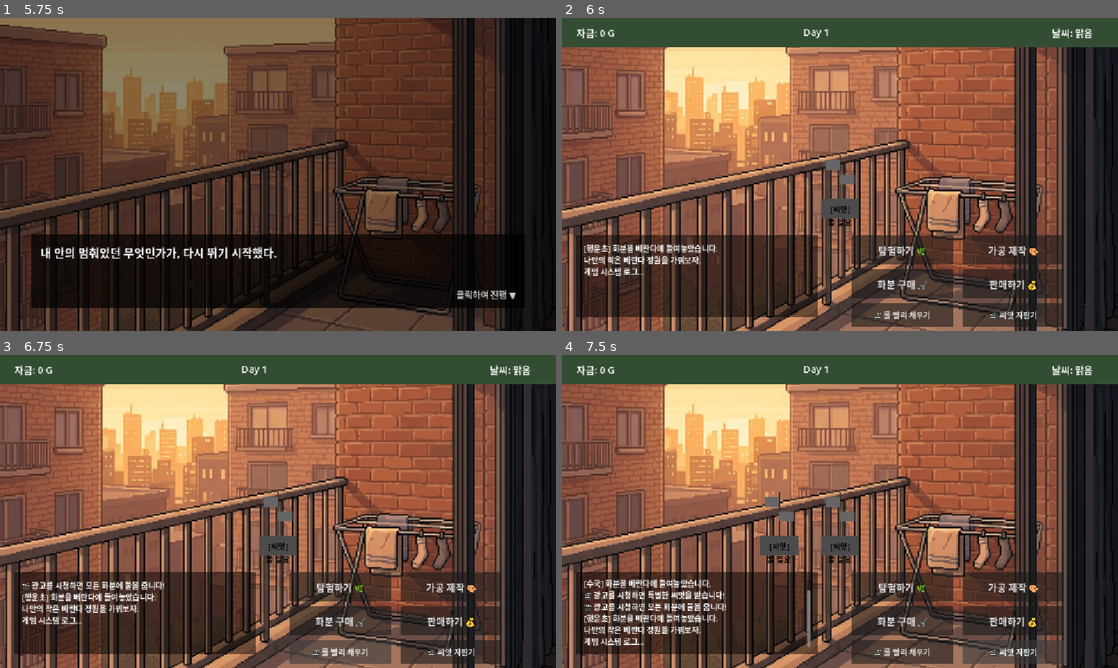
Above: before the commit, frames 1-4 (two rows, left to right).
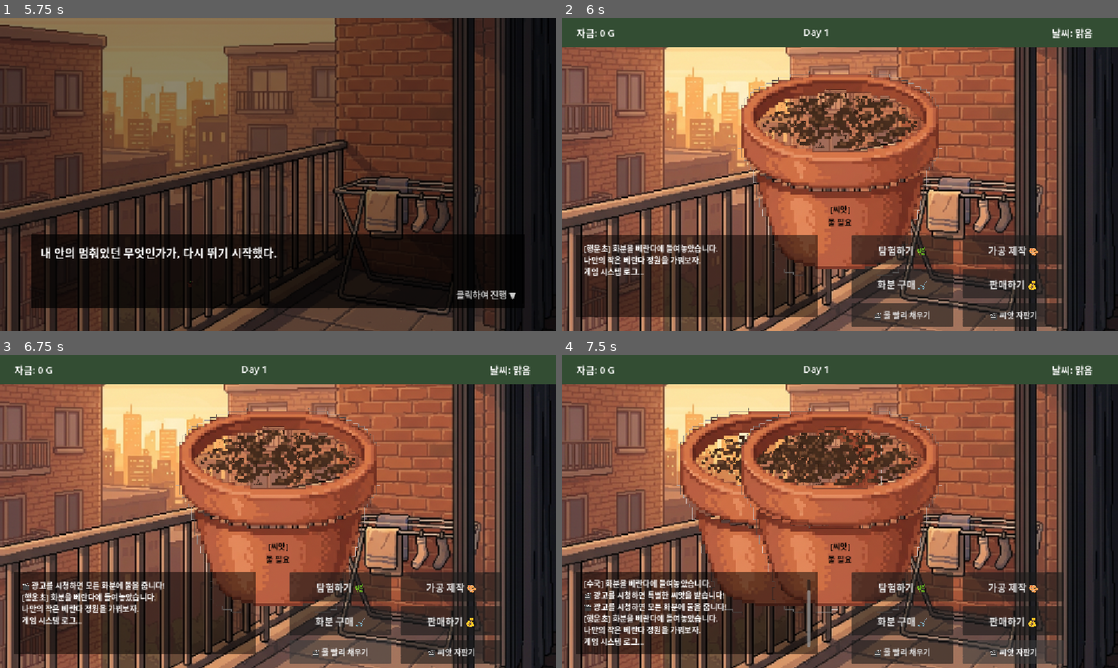
Above: after the commit, the same moments.

Repository: 9959930-code/plant-collector-game
Game: Godot game, scene res://Scenes/TitleScreen.tscn
Two runs of this game, one before a commit and one after it. Both use one fixed random seed, a clock stepped at 60 frames per second and the inputs below.
Inputs (mouse positions are in pixels of both pictures, inside the frame that each line leads up to):
- Up to frame 1 (5.75 s): click "🌱 시작하기" at 0.5 s; tap Enter at 1.25, 1.35, 2.1, 2.85, 3.6, 4.35, 5.1 s; move the mouse to (400, 158) at 1.27 s; click (400, 158) at 1.42 s; tap Space at 1.52, 2.27, 2.75, 3.77, 4.52, 5.27 s; move the mouse to (166, 190) at 2.02 s; click (166, 190) at 2.17 s; move the mouse to (333, 105) at 2.77 s; click (333, 105) at 2.92 s; move the mouse to (250, 237) at 3.52 s; click (250, 237) at 3.67 s; move the mouse to (444, 221) at 4.27 s; click (444, 221) at 4.42 s; move the mouse to (111, 127) at 5.02 s; click (111, 127) at 5.17 s
- Up to frame 2 (6 s): move the mouse to (867, 174) at 5.77 s; tap Enter at 5.85 s; click (867, 174) at 5.92 s
- Up to frame 3 (6.75 s): click "🎬 물 빨리 채우기" at 6.5 s
- Up to frame 4 (7.5 s): click "🎬 씨앗 자판기" at 7.25 s

Frame 1 is identical in both runs. In frame 2, 13% of the frame differs, in the area x 31-69%, y 16-83%; in frame 3, 13%; in frame 4, 20%, in the area x 20-69%, y 16-83%.
Error in both runs: not all arguments converted during string formatting in operator '%'. (res://Scripts/PlantPot.gd:42)

Commit message:
🐛 Godot CLI 전체 검증 통과: 에러 0개, 경고 0개
- PlantPot.tscn: plant_placeholder → plant_soil 교체 + 잘못된 UID 제거
- MainGame.gd: AdMobManager 직접 참조 → get_node_or_null 안전 참조
  (플러그인 미설치 시 바로 보상 지급 fallback 추가)
- TitleScreen.tscn: 가짜 UID → 실제 import UID로 교체
- Godot 4.6.1 headless --check-only 전체 6개 스크립트 통과 확인

Diff:
--- a/Scenes/PlantPot.tscn
+++ b/Scenes/PlantPot.tscn
@@ -1,7 +1,7 @@
 [gd_scene load_steps=4 format=3 uid="uid://b_pot_scene"]
 
 [ext_resource type="Script" path="res://Scripts/PlantPot.gd" id="1_pot"]
-[ext_resource type="Texture2D" uid="uid://plant" path="res://Assets/Images/plant_placeholder.png" id="2_pot"]
+[ext_resource type="Texture2D" path="res://Assets/Images/plant_soil.png" id="2_pot"]
 
 [sub_resource type="RectangleShape2D" id="RectangleShape2D_pot"]
 size = Vector2(100, 100)
--- a/Scripts/MainGame.gd
+++ b/Scripts/MainGame.gd
@@ -169,21 +169,32 @@
 	add_log("   " + str(letter["text"]))
 
 # ── 보상형 광고 시스템 ──
+func _get_admob():
+	return get_node_or_null("/root/AdMobManager")
+
 func _on_water_ad_pressed():
 	# 광고 시청 → 모든 화분에 즉시 물주기
 	add_log("🎬 광고를 시청하면 모든 화분에 물을 줍니다!")
-	AdMobManager.show_rewarded("water_boost")
-	AdMobManager.connect("rewarded_ad_completed", Callable(self, "_on_reward_received"), CONNECT_ONE_SHOT)
+	var admob = _get_admob()
+	if admob:
+		admob.show_rewarded("water_boost")
+		admob.connect("rewarded_ad_completed", Callable(self, "_on_reward_received"), CONNECT_ONE_SHOT)
+	else:
+		# AdMob 미설치 시 바로 보상 지급
+		_on_reward_received("water_boost")
 
 func _on_seed_ad_pressed():
 	# 광고 시청 → 무료 화분 1개 (특별한 씨앗)
 	add_log("🎬 광고를 시청하면 특별한 씨앗을 받습니다!")
-	AdMobManager.show_rewarded("seed_vending")
-	AdMobManager.connect("rewarded_ad_completed", Callable(self, "_on_reward_received"), CONNECT_ONE_SHOT)
+	var admob = _get_admob()
+	if admob:
+		admob.show_rewarded("seed_vending")
+		admob.connect("rewarded_ad_completed", Callable(self, "_on_reward_received"), CONNECT_ONE_SHOT)
+	else:
+		_on_reward_received("seed_vending")
 
 func _on_reward_received(reward_type: String):
 	if reward_type == "water_boost":
-		# 모든 화분에 즉시 물주기
 		var watered_count = 0
 		for pot in pots:
 			if not pot.is_watered:
@@ -191,7 +202,6 @@
 				watered_count += 1
 		add_log("💧 보상 완료! %d개의 화분에 물을 주었습니다!" % watered_count)
 	elif reward_type == "seed_vending":
-		# 특별한 씨앗 무료 지급
 		var special_seeds = ["금잔화", "수국", "오키드", "벚꽃", "무지개 장미"]
 		var chosen = special_seeds[randi() % special_seeds.size()]
 		var offset_x = 300 + (pots.size() * 150)
Not shown: 1 places in Scenes/TitleScreen.tscn that only renumber resources
